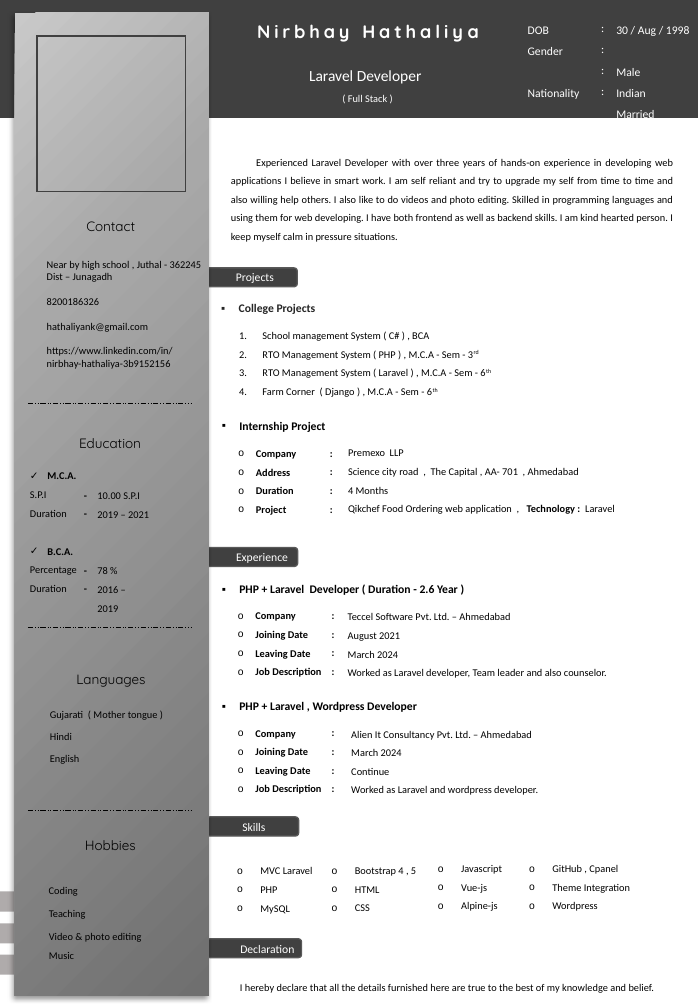
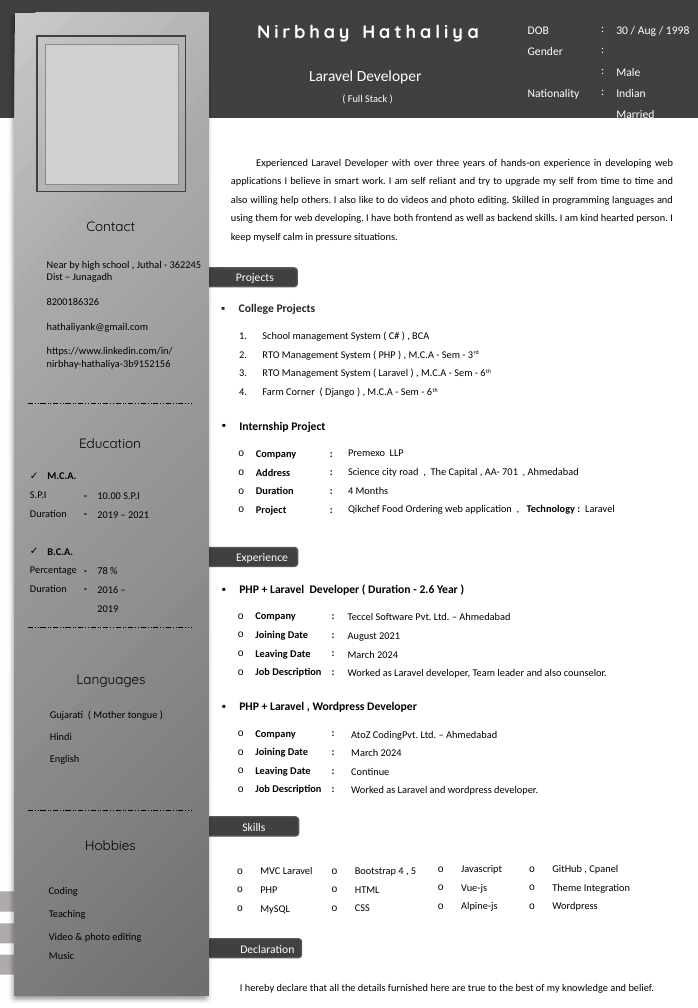
Before and after one commit to Nirbhay8672/portfolio, a slide deck: slide 1 of My Resume.pptx. Drawn at 698x1008 pixels with LibreOffice and Linux fonts; fonts in the diff are those of the drawing; grey boxes stand for pictures; background and template pictures are left out. Boxes give left, top, right and bottom in pixels: in the first picture for what was removed or moved away, otherwise in the second. Text is boxed around its words. In the diff, an @@ line names an element or a change of style, - is before the commit and + after.

```diff
--- a/My Resume.pptx
+++ b/My Resume.pptx
@@ picture added at box(46, 45, 179, 185) @@
@@ text at box(351, 731, 497, 740): text changed @@
-Alien It Consultancy Pvt. Ltd. – Ahmedabad
+AtoZ CodingPvt. Ltd. – Ahmedabad
```
Also in this commit, not shown: 2 other files.
